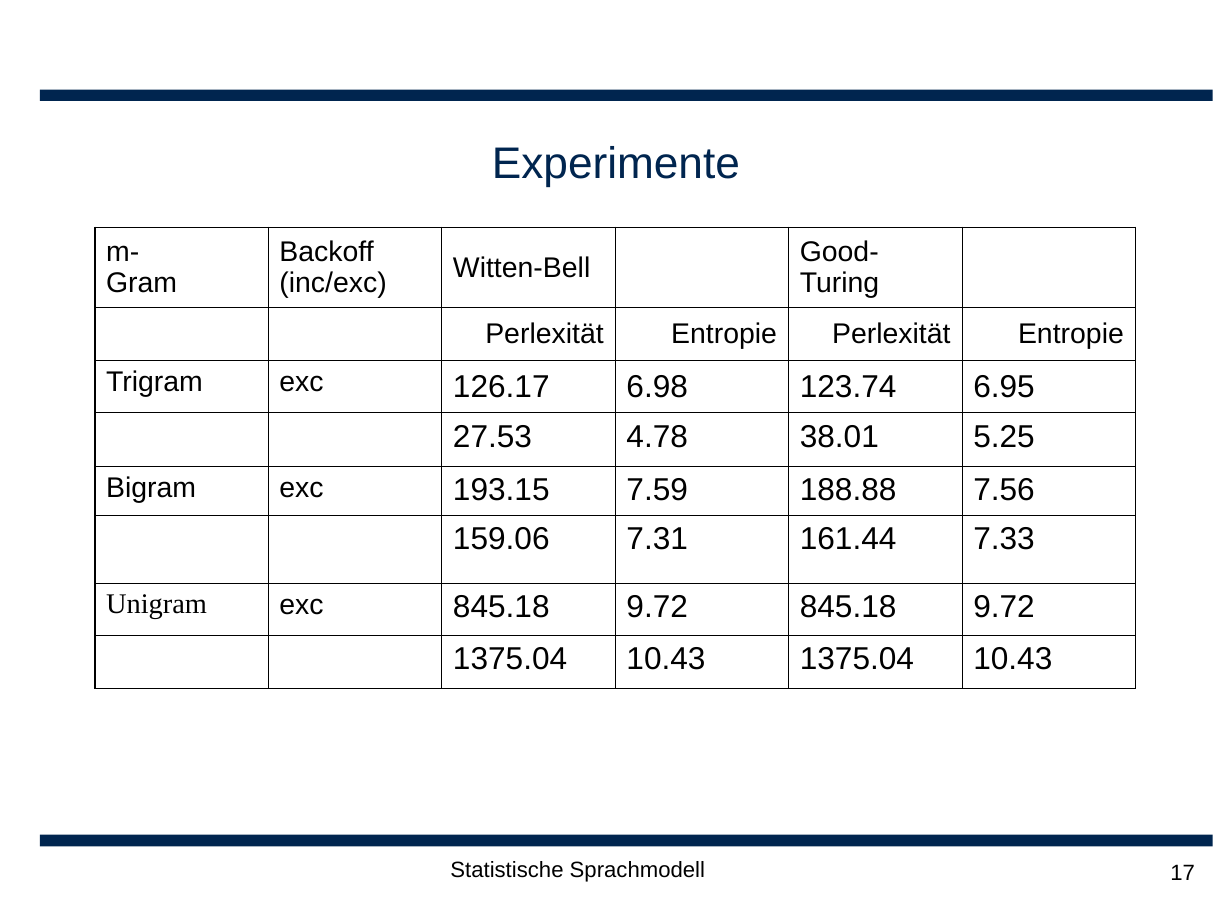
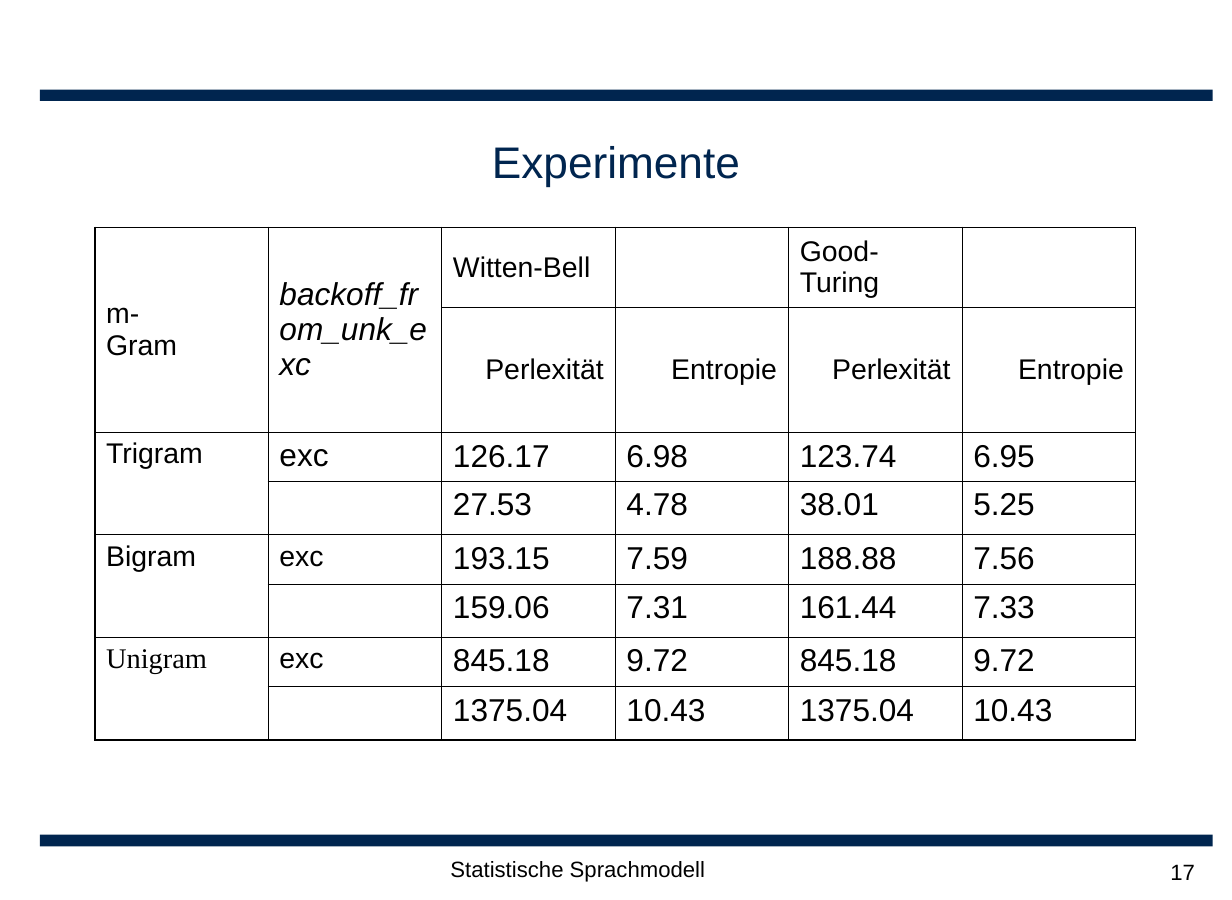
Before and after one commit to leonard117/arbeittet, a slide deck: slide 17 of ARS/doc/Statische Sprachmodellierung.ppt. Drawn at 1232x900 pixels with LibreOffice and Linux fonts; fonts in the diff are those of the drawing; background and template pictures are left out. Boxes give left, top, right and bottom in pixels: in the first picture for what was removed or moved away, otherwise in the second. Text is boxed around its words. In the diff, an @@ line names an element or a change of style, - is before the commit and + after.

```diff
--- a/ARS/doc/Statische Sprachmodellierung.ppt
+++ b/ARS/doc/Statische Sprachmodellierung.ppt
@@ table at (94, 227, 1134, 726) @@
-row 1, column 2: Backoff / (inc/exc)
+row 1, column 2: backoff_from_unk_exc
@@ size 18 to 20 pt in "exc" @@
@@ borders changed @@
```
Also in this commit, not shown: 7 other slides changed, 1 other file.
